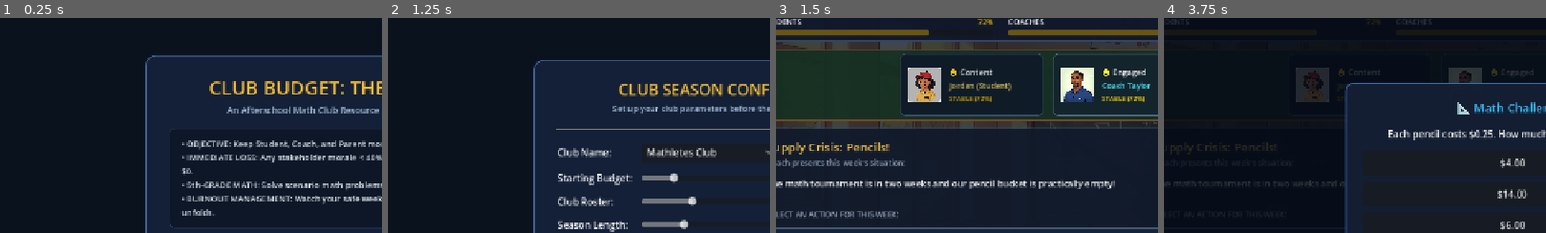
Above: before the commit, frames 1-4 (left to right).
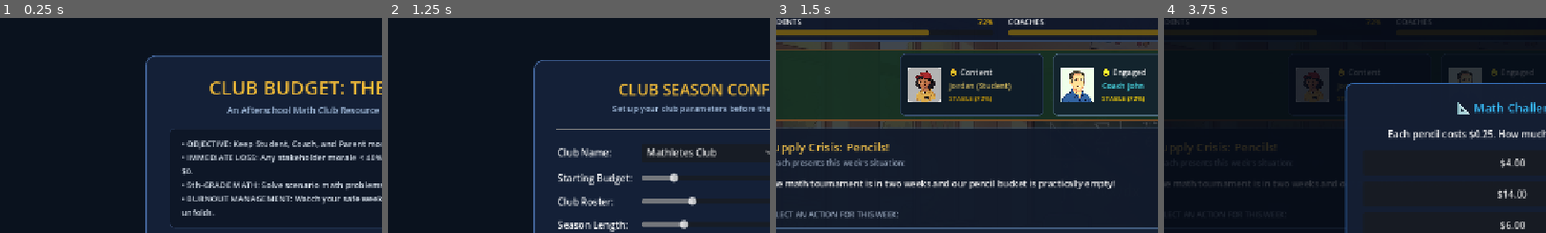
Above: after the commit, the same moments.

Repository: primarykeytech/club-budget-the-game-godot
Game: Godot game, scene res://scenes/main.tscn
Same seed, same stepped clock (60 frames per second), same inputs: the game is played once before the commit and once after it.
Inputs:
- Up to frame 1 (0.25 s): no input
- Up to frame 2 (1.25 s): click "Start Club Season" at 0.5 s
- Up to frame 3 (1.5 s): click "Launch Season 🚀" at 1.25 s
- Up to frame 4 (3.75 s): click "🔊" at 2 s; click "🔇" at 2.75 s; click "1. Bulk Economy Pencils ($0.2…" at 3.5 s
The pictures show only the part of the screen within x 4-54%, y 12-62%; the shares and areas given below are measured in that part.

Frames 1-2 are identical in both runs. In frame 3, 0.9% of the frame differs, in the area x 74-98%, y 23-40%; in frame 4, less than 0.1%.

Commit message:
feat: replace Coach Taylor with Coach John portrait and character card

Diff:
--- a/scenes/ui/stage_view.tscn
+++ b/scenes/ui/stage_view.tscn
@@ -120,7 +120,7 @@
 layout_mode = 2
 theme_override_colors/font_color = Color(0.25098, 0.74902, 0.94902, 1)
 theme_override_font_sizes/font_size = 13
-text = "Coach Taylor"
+text = "Coach John"
 
 [node name="MoodLabel" type="Label" parent="HBox/CoachCard/Content/VBox"]
 layout_mode = 2
Binary file changed: assets/images/characters/coach_portrait.jpg
Not shown, changed: README.md
